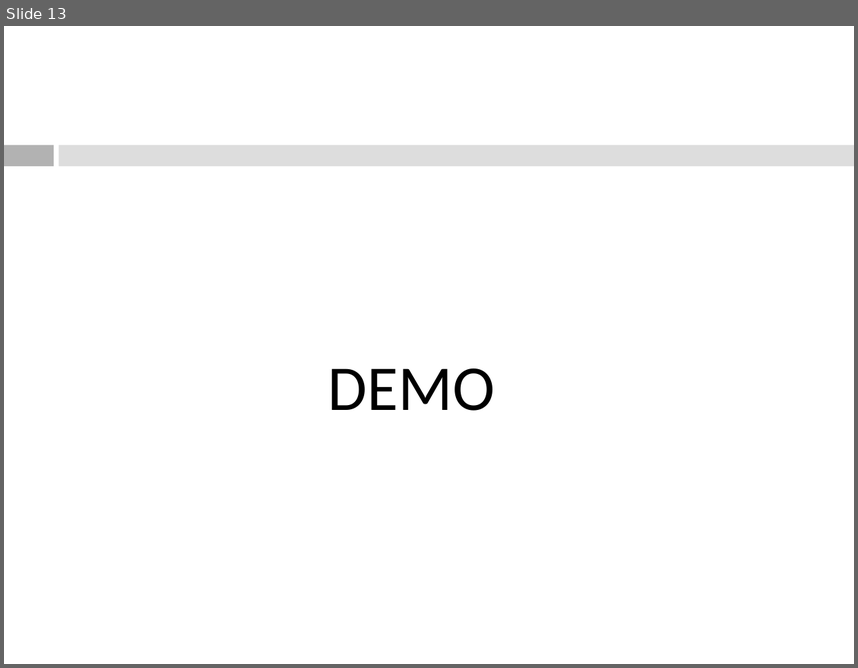
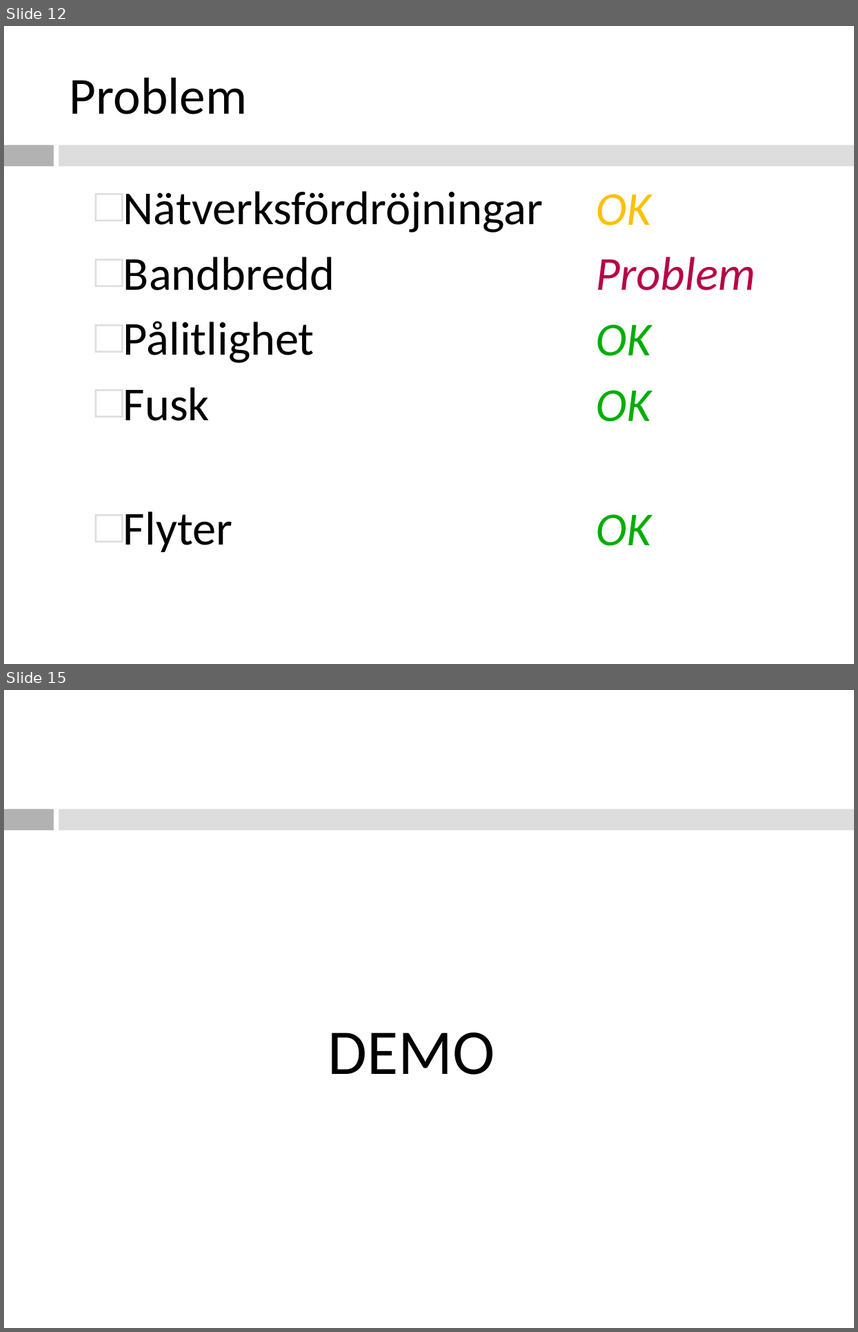
Before and after one commit to southor/planet, a slide deck: presentation/Natverksspel.ppt. Shown one above the other, each under a label of ours: slide 13 before the commit, slides 12 and 15 after it; the slides between them are not shown. The pictures are 858x668 and 858x1332 pixels, drawn with LibreOffice and Linux fonts; fonts in the diff are those of the drawing. Boxes give left, top, right and bottom in pixels: in the first picture for what was removed or moved away, otherwise in the second. Text is boxed around its words. In the diff, an @@ line names an element or a change of style, - is before the commit and + after.

```diff
--- a/presentation/Natverksspel.ppt
+++ b/presentation/Natverksspel.ppt
@@ slide 12 added at bbox=[4, 26, 854, 664], background #FFFFFF; not listed: 2 template elements that a slide beside it also shows @@
@@ text added at bbox=[70, 77, 248, 114], 44 pt, text #000000 @@
+Problem
@@ text added at bbox=[123, 191, 543, 552], 40 pt, text #000000 @@
+  □ Nätverksfördröjningar
+  □ Bandbredd
+  □ Pålitlighet
+  □ Fusk
+  □ Flyter
@@ text added at bbox=[596, 194, 755, 546], 40 pt, text #B80047, italic @@
+  OK
+  Problem
+  OK
+  OK
+  OK
@@ what was slide 13 is now slide 15 @@
```
Also in this commit, not shown: 4 slides changed, 2 other slides added, 1 slide removed.
